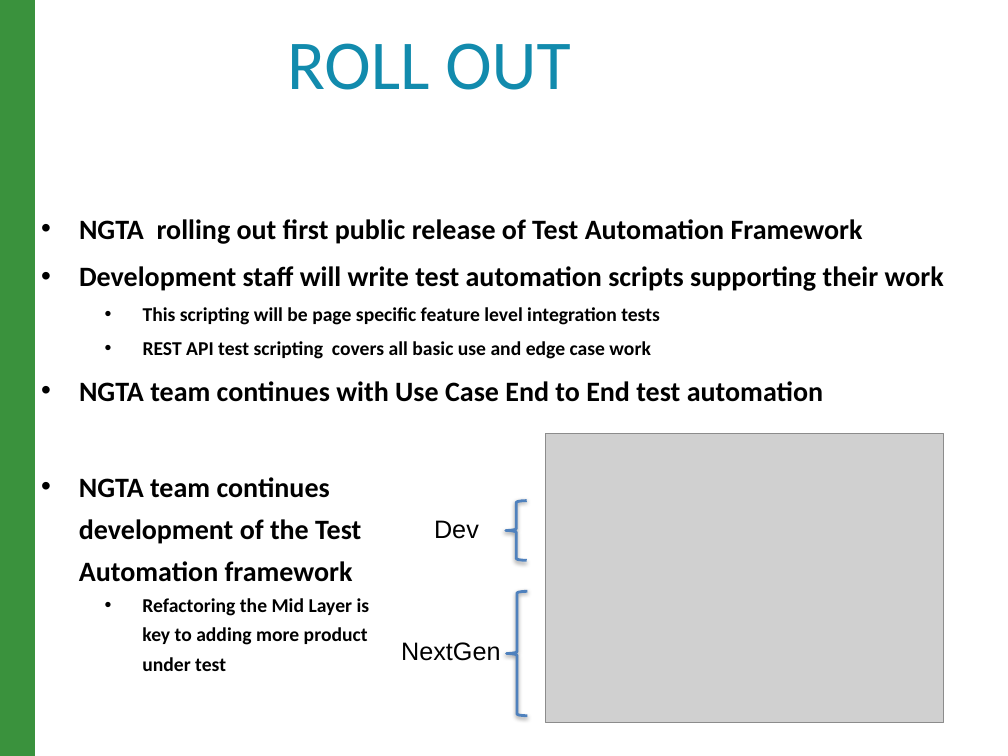
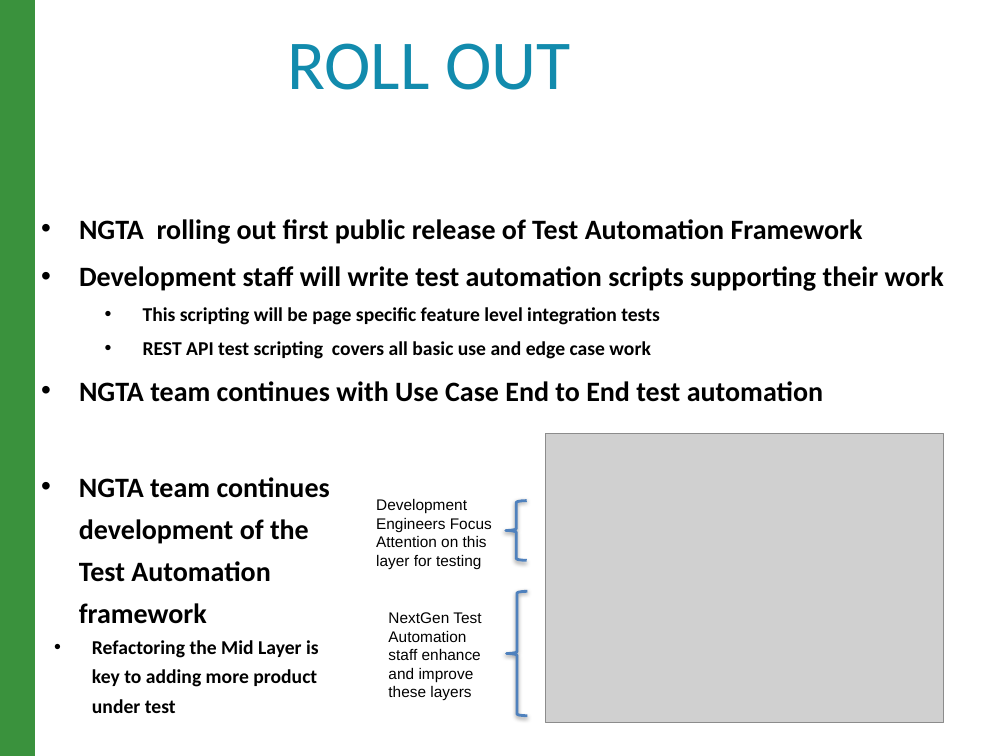
Before and after one commit to raghav9329/mainProf, a slide deck: slide 14 of CurrentWork_Delta/CX_StrategyPowerPoint.pptx. Drawn at 1008x756 pixels with LibreOffice and Linux fonts; fonts in the diff are those of the drawing; grey boxes stand for pictures. Boxes give left, top, right and bottom in pixels: in the first picture for what was removed or moved away, otherwise in the second. Text is boxed around its words. In the diff, an @@ line names an element or a change of style, - is before the commit and + after.

```diff
--- a/CurrentWork_Delta/CX_StrategyPowerPoint.pptx
+++ b/CurrentWork_Delta/CX_StrategyPowerPoint.pptx
@@ text at (376, 499, 492, 569): text changed; size 18 to 11 pt @@
-Dev
+Development Engineers Focus Attention on this layer for testing
@@ text at (388, 612, 481, 701): text changed; size 18 to 11 pt @@
-NextGen
+NextGen Test Automation staff enhance and improve these layers
@@ text at (92, 640, 319, 713): list level 2 to 1 in "Refactoring the Mid Layer is ..." @@
```
Also in this commit, not shown: 2 other files.
